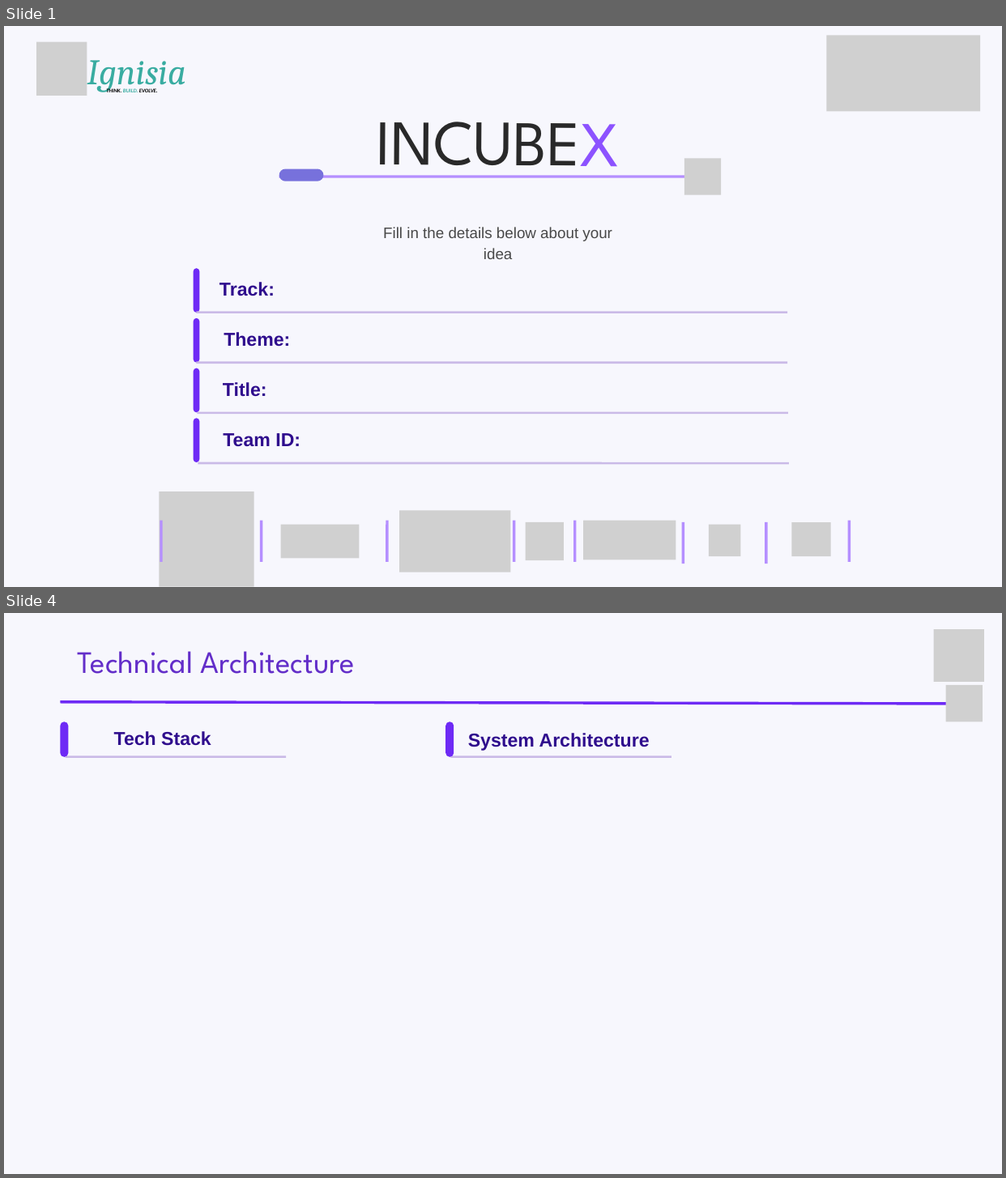
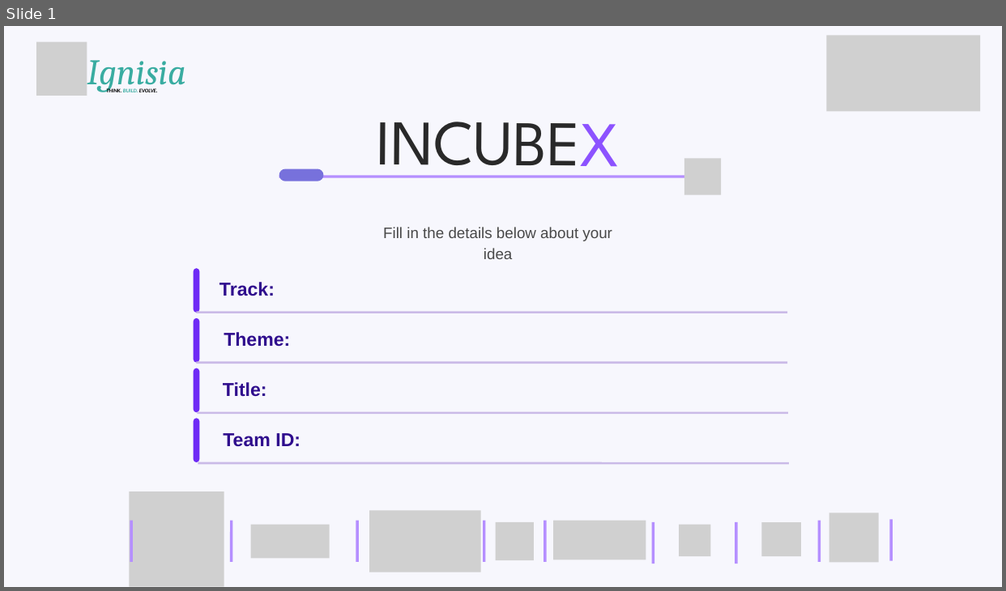
Before and after one commit to ignisia-club/incubex, a slide deck: public/assets/Prototype_Expo_Track_Template.pptx. Shown one above the other, each under a label of ours: slides 1 and 4 before the commit, slide 1 after it; the slides between them are not shown. The pictures are 1006x1178 and 1006x591 pixels, drawn with LibreOffice and Linux fonts; fonts in the diff are those of the drawing; grey boxes stand for pictures; background and template pictures are left out. Boxes give left, top, right and bottom in pixels: in the first picture for what was removed or moved away, otherwise in the second. Text is boxed around its words. In the diff, an @@ line names an element or a change of style, - is before the commit and + after.

```diff
--- a/public/assets/Prototype_Expo_Track_Template.pptx
+++ b/public/assets/Prototype_Expo_Track_Template.pptx
@@ slide 4 removed at (4,613,1002,1174), background picture (left out) @@
@@ picture removed at (934,629,984,682) @@
@@ text removed at (78,651,355,674) @@
-Technical Architecture
@@ picture removed at (946,685,983,722) @@
@@ line removed from (60, 702) to (973, 704) @@
@@ freeform shape removed at (60,722,68,757) @@
@@ text removed at (114,731,211,746) @@
-Tech Stack
@@ freeform shape removed at (445,722,454,757) @@
@@ text removed at (468,733,650,751) @@
-System Architecture
@@ line removed from (66, 756) to (286, 756) @@
@@ line removed from (450, 756) to (671, 756) @@
@@ slide 1 changed as well @@
@@ 8 lines, 7 pictures: place and size @@
-8 lines, 7 pictures at (159,492,850,587)
+8 lines, 7 pictures at (130,492,820,587)
@@ picture added at (829,513,879,562) @@
@@ line added from (891, 561) to (891, 519), #B58FFF 4 pt @@
```
Also in this commit, not shown: 6 other slides removed, 1 other file.
